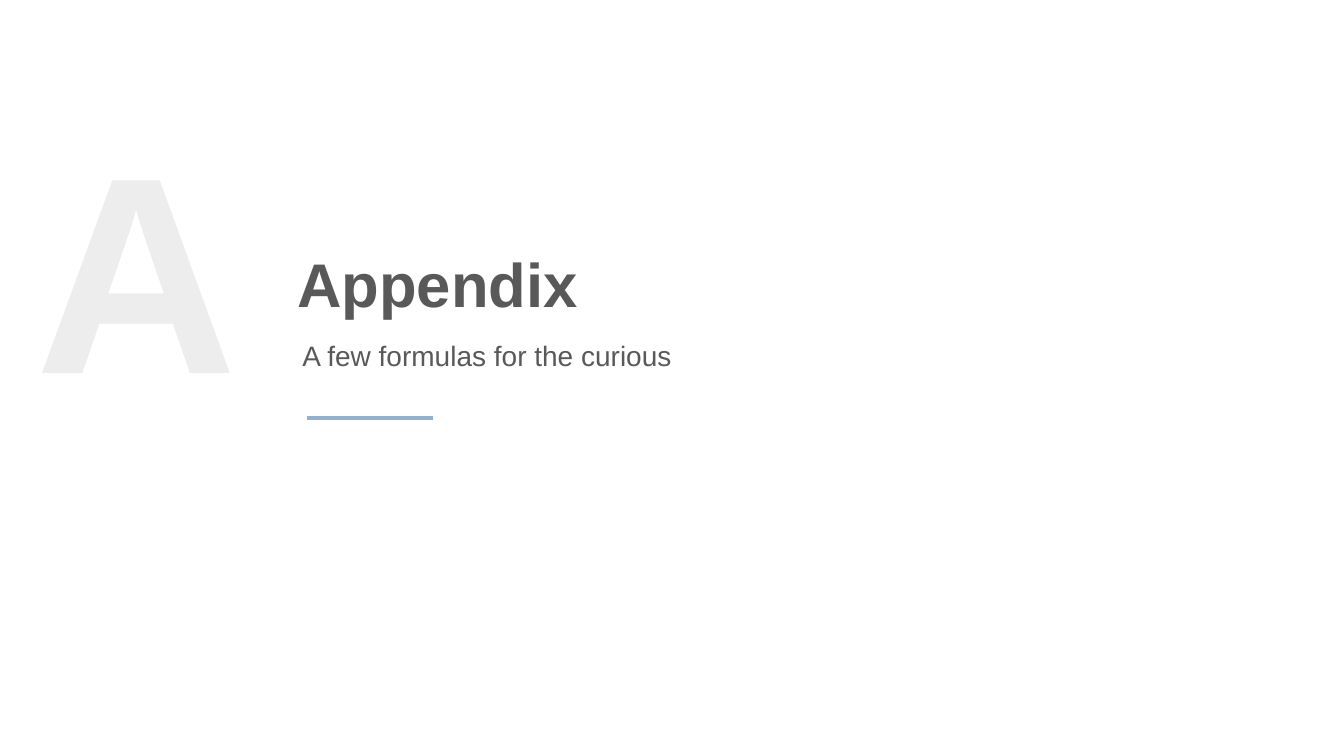
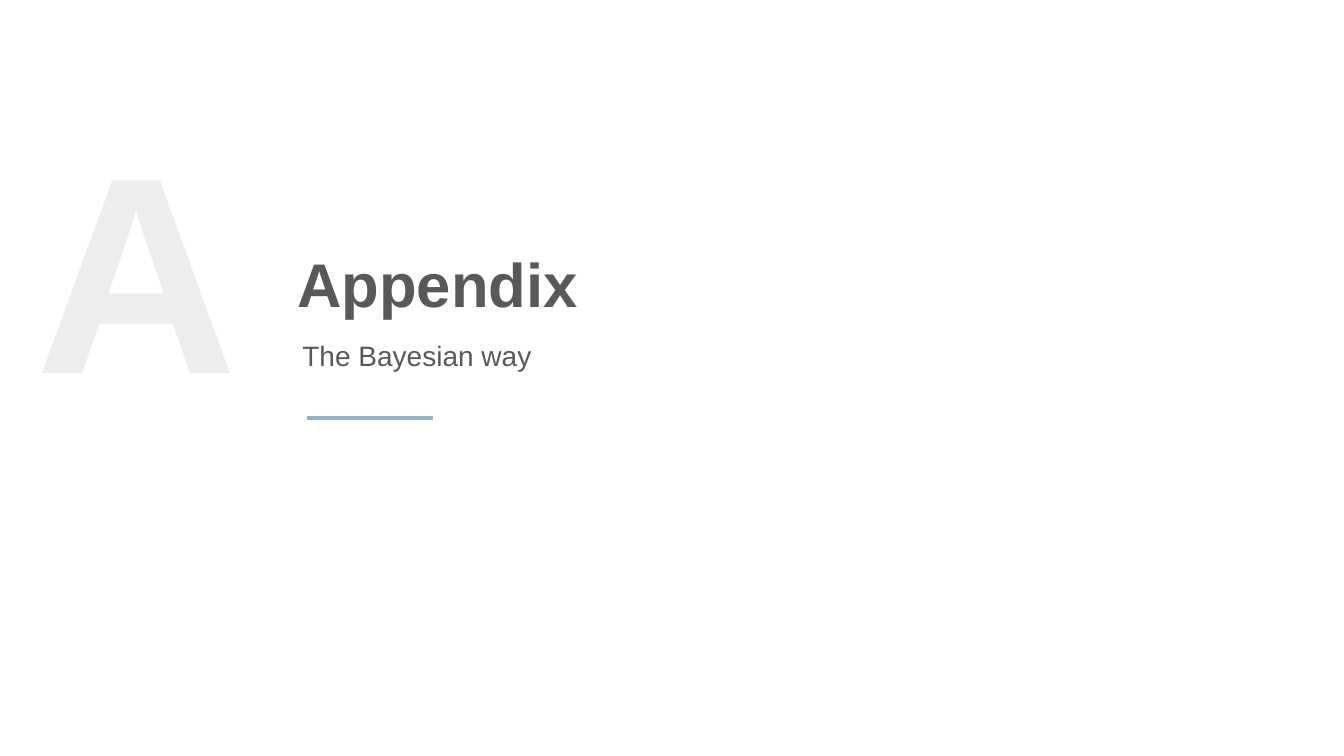
Before and after one commit to centre-for-humanities-computing/introduction-bayesian-statistics, a slide deck: slide 34 of slides/session1_linear_regressions.pptx. Drawn at 1344x756 pixels with LibreOffice and Linux fonts; fonts in the diff are those of the drawing. Boxes give left, top, right and bottom in pixels: in the first picture for what was removed or moved away, otherwise in the second. Text is boxed around its words. In the diff, an @@ line names an element or a change of style, - is before the commit and + after.

```diff
--- a/slides/session1_linear_regressions.pptx
+++ b/slides/session1_linear_regressions.pptx
@@ text at [302,345,531,371]: text changed @@
-A few formulas for the curious
+The Bayesian way
```
Also in this commit, not shown: 1 other slide changed, 1 other file.
